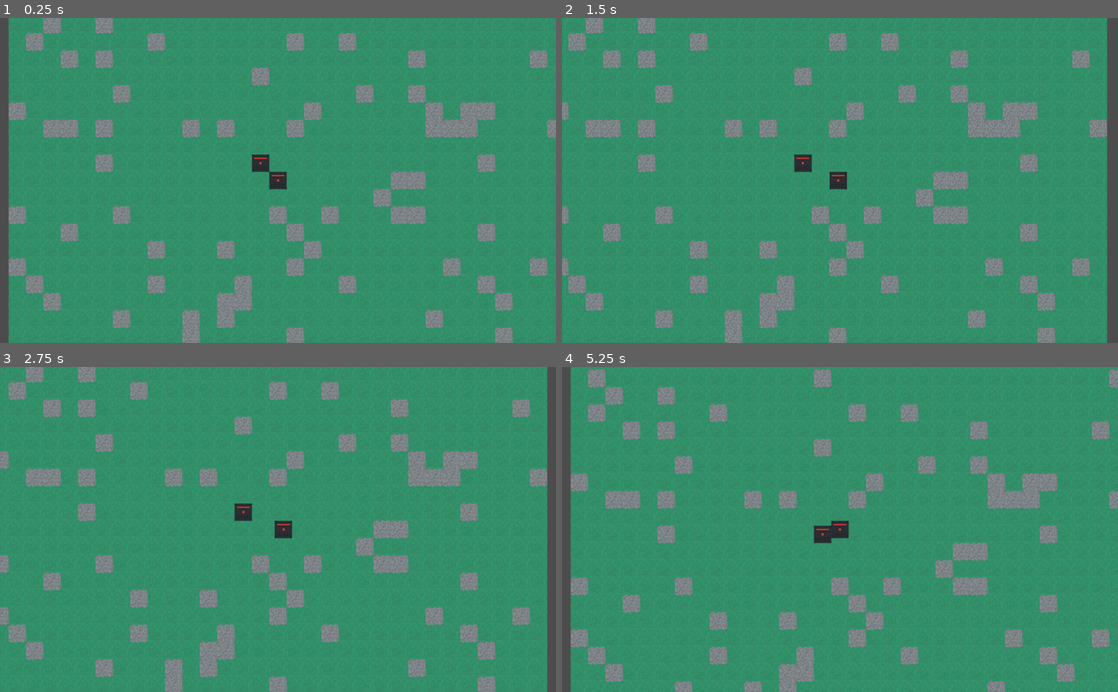
Above: before the commit, frames 1-4 (two rows, left to right).
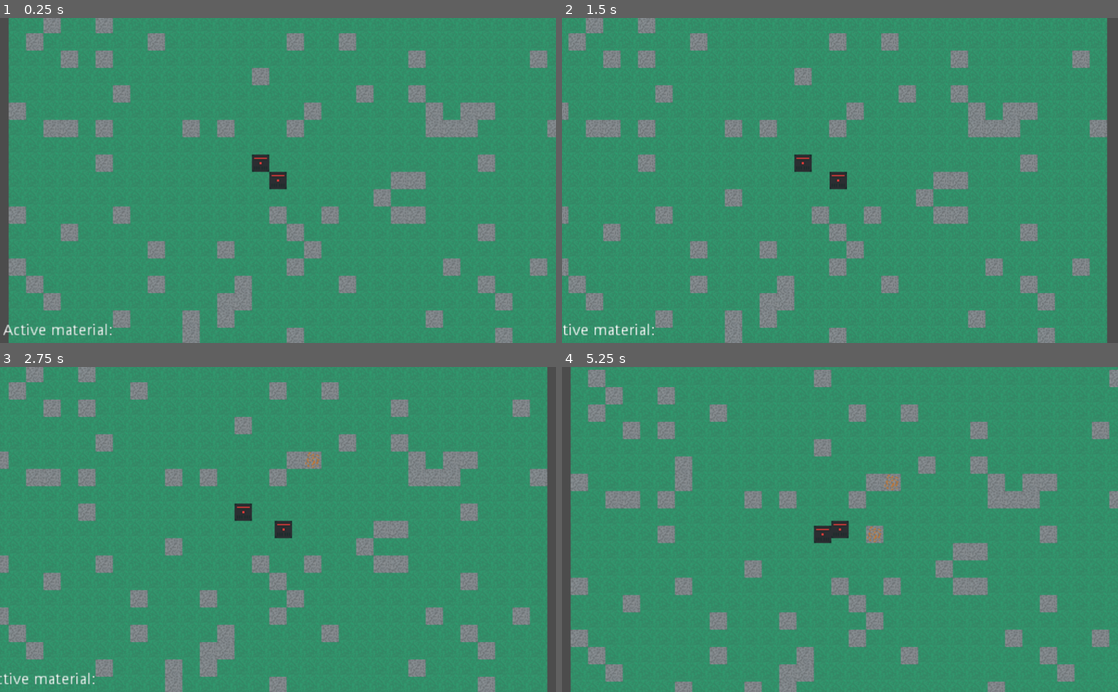
Above: after the commit, the same moments.

Repository: cloudrex/steak
Game: Godot game, scene res://world.tscn
The game is run twice, just before and just after one commit, with the same random seed, the same clock (stepped at 60 frames per second) and the same inputs.
Inputs (mouse positions are in pixels of both pictures, inside the frame that each line leads up to):
- Up to frame 1 (0.25 s): no input
- Up to frame 2 (1.5 s): tap Enter at 0.5 s; move the mouse to (962, 164) at 0.52 s; hold Right (move_right) 0.53-1.28 s; tap 1 at 0.6 s; click (962, 164) at 0.67 s; tap 2 at 0.8, 1.35 s; move the mouse to (728, 196) at 1.27 s; hold Left (move_left) from 1.28 s (still down); click (728, 196) at 1.42 s
- Up to frame 3 (2.75 s): tap 3 at 1.55, 2.1 s; move the mouse to (333, 458) at 2.02 s; release Left (move_left) at 2.03 s; hold Right (move_right) from 2.03 s (still down); click (333, 458) at 2.17 s; tap 1 at 2.3 s
- Up to frame 4 (5.25 s): move the mouse to (812, 594) at 2.77 s; release Right (move_right) at 2.78 s; hold Up (move_up) 2.78-3.53 s; tap Down (move_bottom) at 2.85 s; click (812, 594) at 2.92 s; tap 2 at 3.05, 4.35 s; move the mouse to (1006, 578) at 3.52 s; hold Left (move_left) from 3.53 s (still down); tap 1 at 3.6, 4.55 s; click (1006, 578) at 3.67 s; tap 3 at 3.8, 5.1 s; move the mouse to (673, 480) at 4.27 s; click (673, 480) at 4.42 s; tap Space at 5 s; move the mouse to (867, 529) at 5.02 s; click (867, 529) at 5.17 s

The runs differ from the first frame. In frame 1, 0.3% of the frame differs, in the area x 0-21%, y 94-98%; in frame 2, 0.4%; in frame 3, 0.6%; in frame 4, 0.7%, in the area x 20-61%, y 32-65%.

Commit message:
Add tile manipulation support

Diff:
--- a/tileMap.gd
+++ b/tileMap.gd
@@ -4,6 +4,9 @@
 
 var rarity = {Tile.GRASS: 15, Tile.STONE: 5, Tile.COPPER: 80}
 var tiles = [Tile.GRASS, Tile.STONE, Tile.COPPER]
+var tileShortcuts = [KEY_1, KEY_2, KEY_3]
+var tileShortcutCount = tileShortcuts.size()
+var activeTile = tiles[0]
 
 func _ready():
 	generate()
@@ -45,12 +48,28 @@
 
 	print("Terrain generation completed")
 
+func getMouseLocation():
+	var mousePosition = get_global_mouse_position()
+
+	return self.world_to_map(mousePosition)
+
+func getMouseCell():
+	return self.get_cellv(getMouseLocation())
+
 func _process(delta):
+	# Retrieve the mouse cell location.
+	var location = getMouseLocation()
+
+	# Set tile.
+	for i in range(tileShortcutCount):
+		var key = tileShortcuts[i]
+
+		if (Input.is_key_pressed(key)):
+			activeTile = tiles[i]
+
+	# Add tile.
 	if (Input.is_mouse_button_pressed(BUTTON_LEFT)):
-		var mousePosition = get_global_mouse_position()
-		var location = self.world_to_map(mousePosition)
-		var cell = self.get_cell(location.x, location.y)
-
-		if (cell == -1):
-			print("Set cell at: (" + str(location.x) + ", " + str(location.y) + ")")
-			self.set_cell(location.x, location.y, Tile.GRASS)
+		self.set_cellv(location, activeTile)
+	# Remove tile.
+	elif (Input.is_mouse_button_pressed(BUTTON_RIGHT)):
+		self.set_cellv(location, -1)
--- a/world.tscn
+++ b/world.tscn
@@ -33,4 +33,11 @@
 
 [node name="collisionShape2D" type="CollisionShape2D" parent="bot"]
 shape = SubResource( 1 )
+
+[node name="materialIndicator" type="RichTextLabel" parent="."]
+margin_left = -244.782
+margin_top = 140.493
+margin_right = -122.782
+margin_bottom = 155.493
+text = "Active material: "
 [connection signal="timeout" from="movementTimer" to="player" method="_on_MovementTimer_timeout"]
